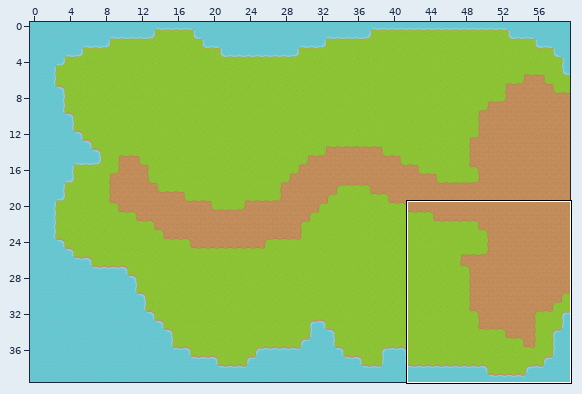
One commit to this Tiled map (JSON): public/assets/sprites/background/map.tmj. The first picture is a wide view before the edit; the outline marks the close-up.
Close-up. Earlier state:
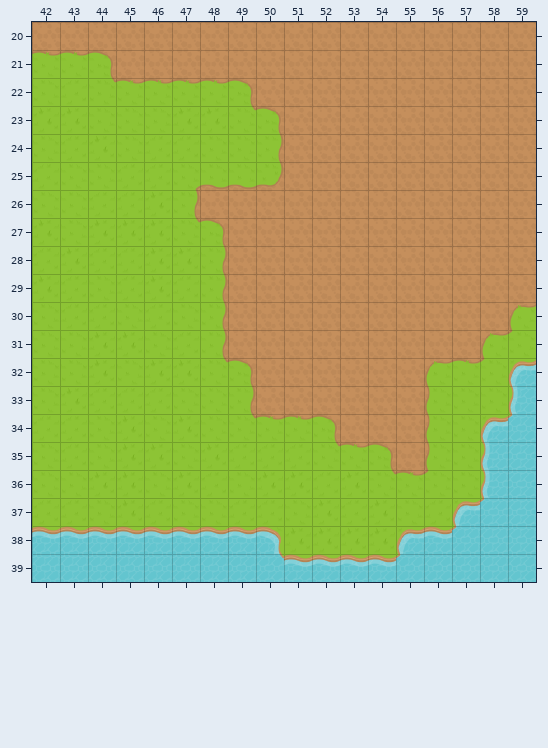
Cells are 64x64 px. Shown: x 42..59, y 20..39. The commit also changed other parts of the map, which this record leaves out.
After:
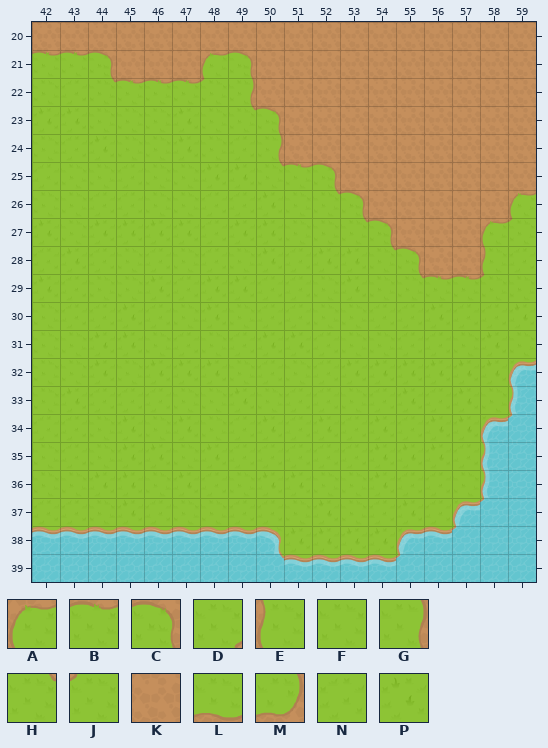
Key: from "tileset": A 0, B 1, C 2, D 3, E 20, F 21, G 22, H 23, J 24, K 26, L 41, M 42, N 43, P 44.
_ is an empty cell.
Difference:
Layer "terrain":
Tile K gives way to tile A in row 21 at x 48; in row 26 at x 59; in row 27 at x 58.
Tile K gives way to tile B in row 25 at x 51; in row 29 at x 56 to 57.
Tile K gives way to tile C in row 21 at x 49; in row 25 at x 52; in row 26 at x 53; in row 27 at x 54; in row 28 at x 55.
Tile K gives way to tile E in row 28 at x 58.
Tile C gives way to tile F in row 32 at x 49.
Tile D gives way to tile F in row 25 at x 47.
Tile G gives way to tile F in row 26 at x 47; in row 31 at x 48.
Tile J gives way to tile F in row 31 at x 59.
Tile K gives way to tile F in row 26 at x 51; in row 27 at x 51 to 52; in row 28 at x 49; in row 29 at x 52, 54 and 59; in row 30 at x 49 and 52 to 53; in row 31 at x 53 to 54 and 57.
Tile K gives way to tile F in row 32 at x 51; in row 33 at x 50 and 53.
Tile C gives way to tile G in row 22 at x 49.
Tile K gives way to tile H in row 26 at x 52; in row 27 at x 53; in row 28 at x 54; in row 29 at x 55.
Tile M gives way to tile H in row 25 at x 50.
Tile B gives way to tile J in row 22 at x 48.
Tile K gives way to tile J in row 27 at x 59; in row 29 at x 58.
Tile B gives way to tile N in row 34 at x 51; in row 35 at x 53; in row 36 at x 55.
Tile C gives way to tile N in row 27 at x 48.
Tile E gives way to tile N in row 33 at x 56.
Tile G gives way to tile N in row 28 at x 48.
Tile H gives way to tile N in row 34 at x 49; in row 35 at x 52.
Tile J gives way to tile N in row 36 at x 56.
Tile K gives way to tile N in row 26 at x 48 to 49; in row 28 at x 51 and 59; in row 29 at x 50 to 51; in row 30 at x 50 to 51, 54 to 55 and 57 to 58; in row 31 at x 49, 52 and 55 to 56; in row 32 at x 50 and 52.
Tile K gives way to tile N in row 33 at x 51 to 52 and 54; in row 34 at x 53 and 55.
Tile A gives way to tile P in row 30 at x 59; in row 31 at x 58; in row 32 at x 56.
Tile B gives way to tile P in row 32 at x 57; in row 34 at x 50.
Tile C gives way to tile P in row 34 at x 52; in row 35 at x 54.
Tile E gives way to tile P in rows 34 to 35 at x 56.
Tile G gives way to tile P in rows 29 to 30 at x 48; in row 33 at x 49.
Tile H gives way to tile P in row 27 at x 47; in row 32 at x 48; in row 36 at x 54.
Tile J gives way to tile P in row 32 at x 58.
Tile K gives way to tile P in row 26 at x 50; in row 27 at x 49 to 50; in row 28 at x 50 and 52 to 53; in row 29 at x 49 and 53; in row 30 at x 56; in row 31 at x 50 to 51.
Tile K gives way to tile P in row 32 at x 53 to 55; in row 33 at x 55; in row 34 at x 54; in row 35 at x 55.
Tile L gives way to tile P in row 25 at x 48 to 49.
Where, in picture pixels (left, top, right, bottom), the same in both close-ups:
changed: (200, 51, 255, 94)
changed: (179, 162, 536, 487)
